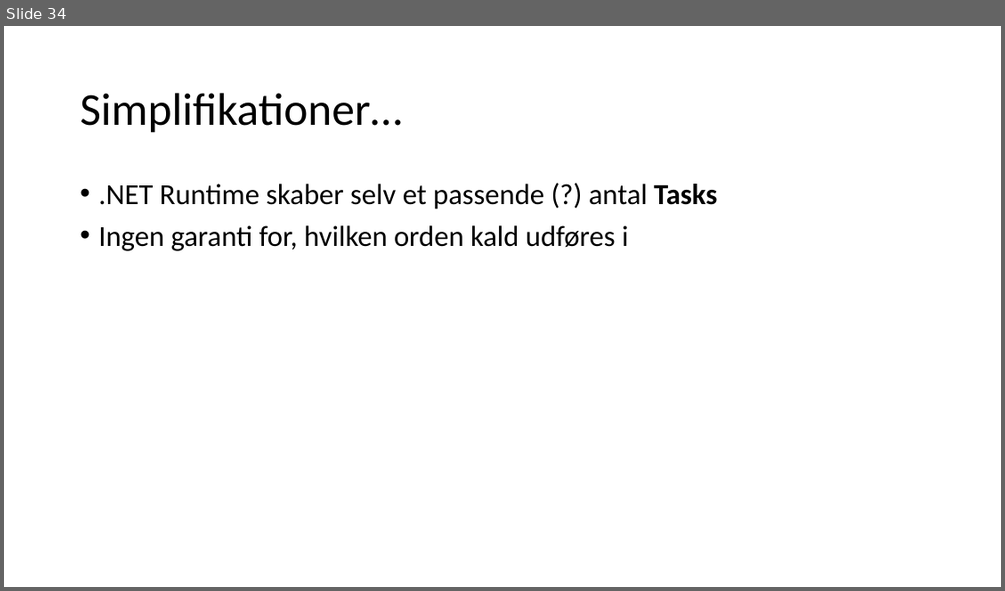
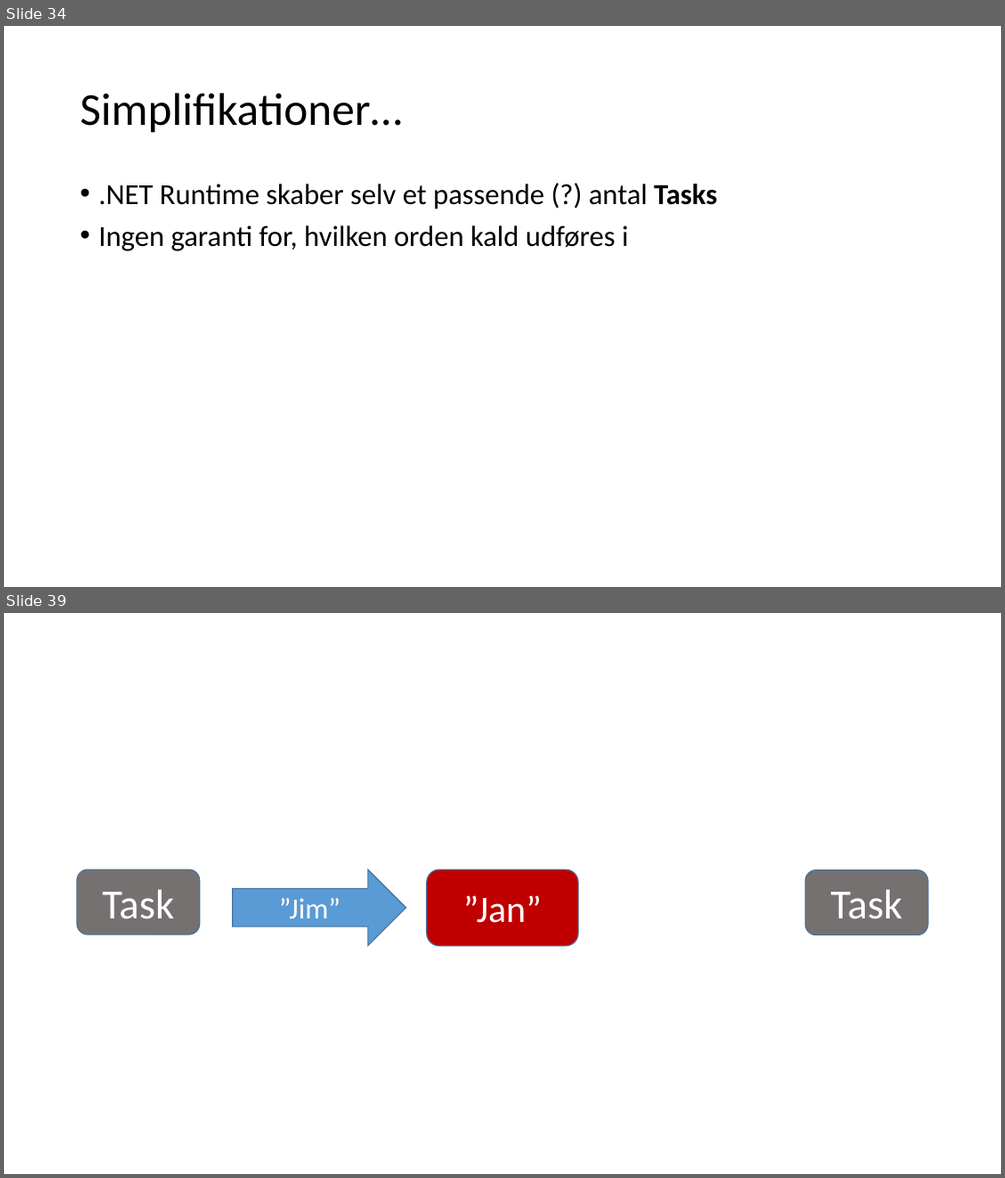
Before and after one commit to perl-easj/Teaching-materials, a slide deck: CSharpProgramming/Presentations/Tasks.pptx. Shown one above the other, each under a label of ours: slide 34 before the commit, slides 34 and 39 after it; the slides between them are not shown. The pictures are 1005x591 and 1005x1178 pixels, drawn with LibreOffice and Linux fonts; fonts in the diff are those of the drawing. Boxes give left, top, right and bottom in pixels: in the first picture for what was removed or moved away, otherwise in the second. Text is boxed around its words. In the diff, an @@ line names an element or a change of style, - is before the commit and + after.

```diff
--- a/CSharpProgramming/Presentations/Tasks.pptx
+++ b/CSharpProgramming/Presentations/Tasks.pptx
@@ slide 39 added at bbox=[4, 613, 1001, 1174], background #FFFFFF @@
@@ rounded rectangle added at bbox=[77, 869, 200, 934], fill #767171, outline #43739E 1 pt, 40 pt, text #FFFFFF @@
+Task
@@ right arrow added at bbox=[233, 869, 406, 946], fill #5B9BD5, outline #43739E 1 pt, 28 pt, text #FFFFFF @@
+”Jim”
@@ rounded rectangle added at bbox=[427, 869, 578, 946], fill #C00000, outline #43739E 1 pt, 36 pt, text #FFFFFF @@
+”Jan”
@@ rounded rectangle added at bbox=[806, 870, 928, 935], fill #767171, outline #43739E 1 pt, 40 pt, text #FFFFFF @@
+Task
```
Also in this commit, not shown: 14 other slides added, 2 other files.
